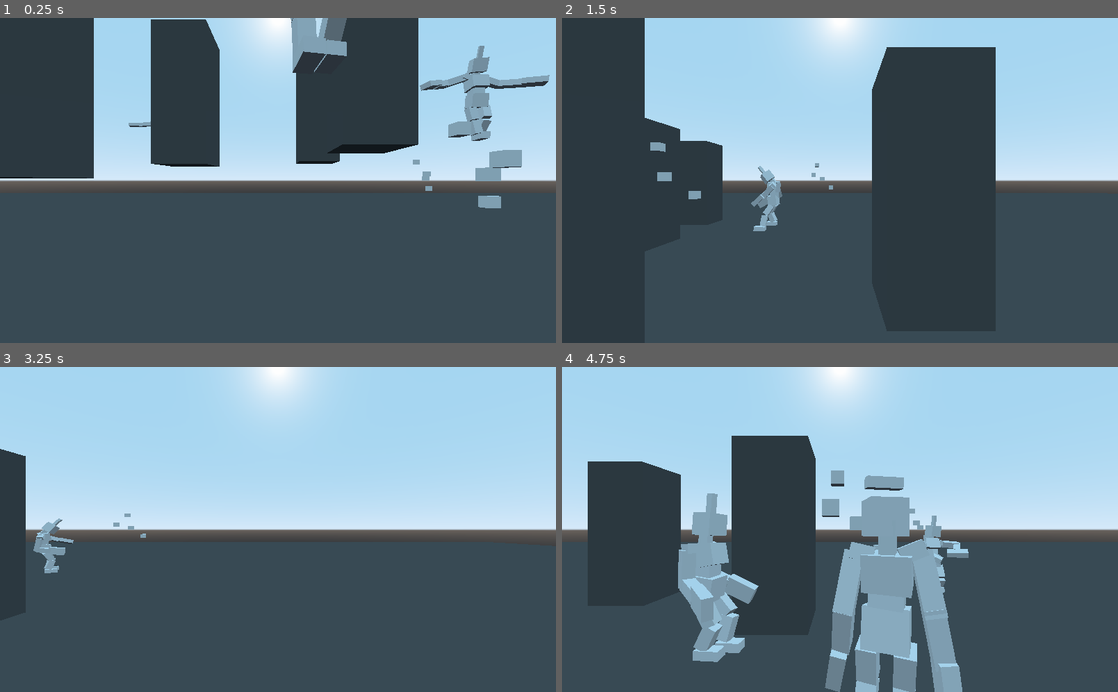
Above: before the commit, frames 1-4 (two rows, left to right).
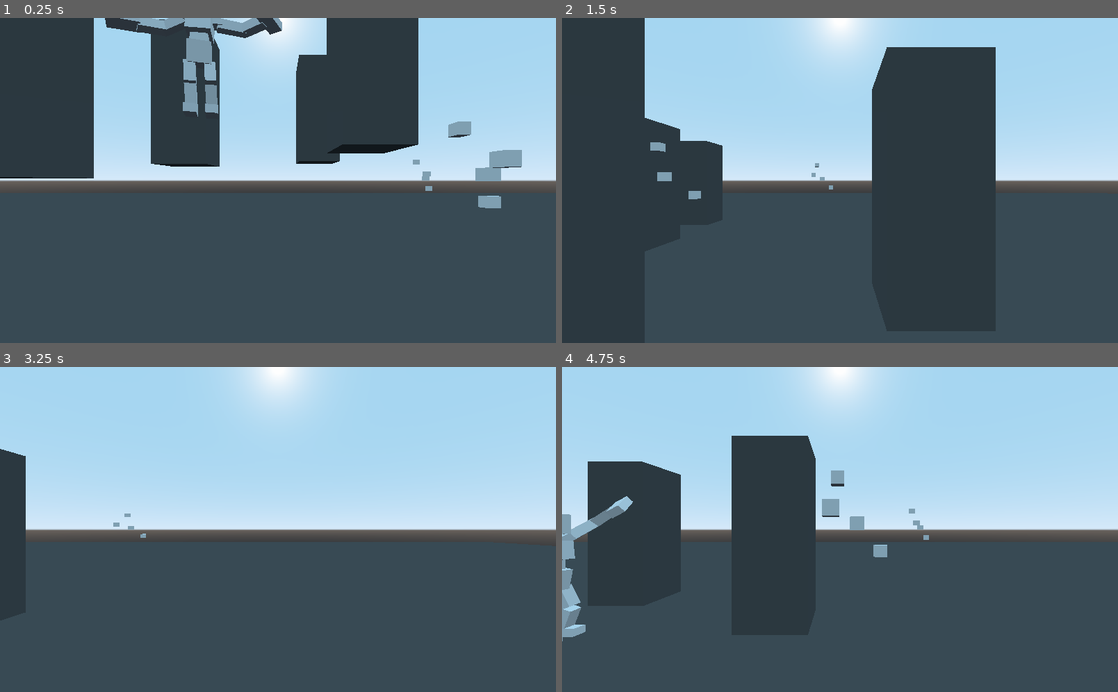
Above: after the commit, the same moments.

Repository: Schonn/GodotActiveRagdoll
Game: Godot game, scene res://Environments/BaseWorld.tscn
The game is run twice, just before and just after one commit, with the same random seed, the same clock (stepped at 60 frames per second) and the same inputs.
Inputs (mouse positions are in pixels of both pictures, inside the frame that each line leads up to):
- Up to frame 1 (0.25 s): no input
- Up to frame 2 (1.5 s): move the mouse to (962, 164) at 0.52 s; hold D (gred_straferight) 0.53-1.28 s; hold Right mouse button (gred_playerpickup) 0.53-1.28 s; move the mouse to (728, 196) at 1.27 s; hold S (gred_backwards) from 1.28 s (still down); click (728, 196) at 1.35 s
- Up to frame 3 (3.25 s): move the mouse to (333, 458) at 2.02 s; release S (gred_backwards) at 2.03 s; hold D (gred_straferight) 2.03-2.78 s; hold Right mouse button (gred_playerpickup) 2.03-2.78 s; move the mouse to (250, 594) at 2.77 s; hold W (gred_forwards) from 2.78 s (still down); click (250, 594) at 2.85 s
- Up to frame 4 (4.75 s): move the mouse to (1006, 578) at 3.52 s; release W (gred_forwards) at 3.53 s; hold Right mouse button (gred_playerpickup) 3.53-4.28 s; hold A (gred_strafeleft) from 3.53 s (still down); move the mouse to (673, 480) at 4.27 s; click (673, 480) at 4.35 s

The runs differ from the first frame. In frame 1, 4.9% of the frame differs, in the area x 18-99%, y 0-38%; in frame 2, 0.5%; in frame 3, 0.5%; in frame 4, 15%, in the area x 0-74%, y 33-100%.
Error in both runs: Invalid call to function 'project_position' in base 'Camera'. Expected 2 arguments. (res://Objects/Characters/Player/Player.gd:37)

Commit message:
added optimisations

Diff:
--- a/charactersim/Environments/BaseWorld.gd
+++ b/charactersim/Environments/BaseWorld.gd
@@ -242,27 +242,27 @@
 	swappingPart.set_meta("currentDisplayedMesh",newVisibleMesh)
 
 #animate mesh changes using mesh visibility
-func _animateMeshSwap(swappingPart,meshSwapType,emotionValue,specificMeshObject,specificMeshSwapDuration):
+func _animateMeshSwap(swappingPart,meshSwapType,emotionValue,specificMeshObject):
 	var isAttachingMesh = false #handle attaching mesh variations
 	if (meshSwapType == "attachMesh" or meshSwapType == "expressiveMeshAttach"):
 		isAttachingMesh = true
 	if (meshSwapType == "expressiveMeshAttach"): #handle expressive mesh and attaching expressive mesh similarly
 		meshSwapType = "expressiveMesh"
-	var meshCollectionNode = swappingPart
-	if(meshCollectionNode.get_children() != []): #if there are meshes there
+	if(swappingPart.get_children() != []): #if there are meshes there
 		if not (swappingPart.has_meta("currentDisplayedMesh")): #make attachments last a finite time
-			for meshToHide in meshCollectionNode.get_children():
+			for meshToHide in swappingPart.get_children():
 				meshToHide.set_visible(false)
-			swappingPart.set_meta("currentDisplayedMesh",meshCollectionNode.get_children()[0])
+			swappingPart.set_meta("currentDisplayedMesh",swappingPart.get_children()[0])
+			swappingPart.get_children()[0].set_visible(true)
 		if not (swappingPart.has_meta("previousMeshSwapType")): #for reverting from specific mesh swaps to automatic ones
 			swappingPart.set_meta("previousMeshSwapType","NONE")
-			swappingPart.set_meta("previousMeshObject","NONE")
+			swappingPart.set_meta("previousMeshObject",null)
 		if(meshSwapType != "specificMesh" and swappingPart.get_meta("previousMeshSwapType") != meshSwapType):
 			swappingPart.set_meta("previousMeshSwapType",meshSwapType)
 			swappingPart.set_meta("previousMeshObject",swappingPart.get_meta("currentDisplayedMesh"))
 		if(meshSwapType == "expressiveMesh"): #meshes which change according to emotion value
-			if(meshCollectionNode.has_node("mesh_emotion" + str(emotionValue))):
-				self._meshVisibilitySwap(swappingPart,meshCollectionNode.get_node("mesh_emotion" + str(emotionValue)))
+			if(swappingPart.has_node("mesh_emotion" + str(emotionValue))):
+				self._meshVisibilitySwap(swappingPart,swappingPart.get_node("mesh_emotion" + str(emotionValue)))
 		if(meshSwapType == "expressiveMeshBlinking"): #meshes which change according to emotion value and randomly 'blink'
 			var swapMeshName = "mesh_emotion" + str(emotionValue) #include blinking
 			if not (swappingPart.has_meta("meshBlinkDelayTime") and swappingPart.has_meta("meshBlinkOnTime")):
@@ -278,32 +278,24 @@
 					swappingPart.set_meta("meshBlinkOnTime",swappingPart.get_meta("meshBlinkOnTime")-1)
 			else: #decrement time between blinks timer
 				swappingPart.set_meta("meshBlinkDelayTime",swappingPart.get_meta("meshBlinkDelayTime")-1)
-			if(meshCollectionNode.has_node(swapMeshName)):  #apply chosen mesh, blinking or unblinking
-				self._meshVisibilitySwap(swappingPart,meshCollectionNode.get_node(swapMeshName))
+			if(swappingPart.has_node(swapMeshName)):  #apply chosen mesh, blinking or unblinking
+				if(swappingPart.get_meta("previousMeshObject") != swappingPart.get_node(swapMeshName)):
+					self._meshVisibilitySwap(swappingPart,swappingPart.get_node(swapMeshName))
+					swappingPart.set_meta("previousMeshObject",swappingPart.get_node(swapMeshName))
 		elif(meshSwapType == "randomInitialMesh"):
 			if not (swappingPart.has_meta("isInitialMeshChosen")):
 				swappingPart.set_meta("isInitialMeshChosen",false)
 			if(swappingPart.get_meta("isInitialMeshChosen") == false):
-				for meshToHide in meshCollectionNode.get_children():
+				for meshToHide in swappingPart.get_children():
 					meshToHide.set_visible(false)
-				var pickedRandomMesh = meshCollectionNode.get_children()[randi() % meshCollectionNode.get_children().size()]
+				var pickedRandomMesh = swappingPart.get_children()[randi() % swappingPart.get_children().size()]
 				self._meshVisibilitySwap(swappingPart,pickedRandomMesh)
 				swappingPart.set_meta("isInitialMeshChosen",true)
 		elif(meshSwapType == "specificMesh"): #switch to a specific mesh
-			if not (swappingPart.has_meta("specificMeshName")): #set up meta tags if they do not exist
-				swappingPart.set_meta("specificMeshName","NONE")
-				swappingPart.set_meta("specificMeshVisibleTimer",specificMeshSwapDuration)
 			if(specificMeshObject != null):
-					if(swappingPart.get_meta("specificMeshName") != specificMeshObject.name):
-						swappingPart.set_meta("specificMeshVisibleTimer",specificMeshSwapDuration)
-						self._meshVisibilitySwap(swappingPart,specificMeshObject)
-						swappingPart.set_meta("specificMeshName",specificMeshObject.name)
-			if(swappingPart.get_meta("specificMeshVisibleTimer") == 0):
-				print("reached timer zero, changing swap type back to " + swappingPart.get_meta("previousMeshSwapType"))
-				swappingPart.set_meta("meshSwapType",swappingPart.get_meta("previousMeshSwapType"))
-				self._meshVisibilitySwap(swappingPart,swappingPart.get_meta("previousMeshObject"))
-			else:
-				swappingPart.set_meta("specificMeshVisibleTimer",swappingPart.get_meta("specificMeshVisibleTimer")-1)
+				if(swappingPart.get_meta("previousMeshObject") != specificMeshObject):
+					self._meshVisibilitySwap(swappingPart,specificMeshObject)
+					swappingPart.set_meta("previousMeshObject",specificMeshObject)
 
 		#swap to an attached mesh when the mesh attaches to something,
 		#overrides other mesh swaps when enabled
@@ -311,11 +303,11 @@
 			if not (swappingPart.get_parent().has_meta("isAttached")):
 				swappingPart.get_parent().set_meta("isAttached",false)
 			if(swappingPart.get_parent().get_meta("isAttached") == true):
-				if(meshCollectionNode.has_node("mesh_attached")):
-					self._meshVisibilitySwap(swappingPart,meshCollectionNode.get_node("mesh_attached"))
+				if(swappingPart.has_node("mesh_attached")):
+					self._meshVisibilitySwap(swappingPart,swappingPart.get_node("mesh_attached"))
 			elif(meshSwapType == "attachMesh"): #if the mesh swap is for attach only, revert to neutral pose when not attached
-				if(meshCollectionNode.has_node("mesh_unattached")):
-					self._meshVisibilitySwap(swappingPart,meshCollectionNode.get_node("mesh_unattached"))
+				if(swappingPart.has_node("mesh_unattached")):
+					self._meshVisibilitySwap(swappingPart,swappingPart.get_node("mesh_unattached"))
 
 
 #get an action suitable for the a specific character state
@@ -611,49 +603,43 @@
 				#MESH SWAPPING METHODS
 
 				if(movingPart.has_meta("meshSwapType")):
+
 					#swap mesh in response to an attachment
 					if(movingPart.get_meta("meshSwapType") == "attachMesh"):
 						self._animateMeshSwap(movingPart,
 												movingPart.get_meta("meshSwapType"),
 												currentObject.emotionValue,
-												null,
 												null)
 					#mesh swap for emotion numbers which falls back to attach swap when attached
 					elif(movingPart.get_meta("meshSwapType") == "expressiveMeshAttach"):
 						self._animateMeshSwap(movingPart,
 												movingPart.get_meta("meshSwapType"),
 												currentObject.emotionValue,
-												null,
 												null)
 					#mesh swap for emotion numbers
 					elif(movingPart.get_meta("meshSwapType") == "expressiveMesh"):
 						self._animateMeshSwap(movingPart,
 												movingPart.get_meta("meshSwapType"),
 												currentObject.emotionValue,
-												null,
 												null)
 					#mesh swap for emotion numbers with blink
 					elif(movingPart.get_meta("meshSwapType") == "expressiveMeshBlinking"):
 						self._animateMeshSwap(movingPart,
 												movingPart.get_meta("meshSwapType"),
 												currentObject.emotionValue,
-												null,
 												null)
 					#mesh swap for picking a random initial mesh once only
 					elif(movingPart.get_meta("meshSwapType") == "randomInitialMesh"):
 						self._animateMeshSwap(movingPart,
 												movingPart.get_meta("meshSwapType"),
 												currentObject.emotionValue,
-												null,
 												null)
-
 					#mesh swap for picking a specific mesh
 					elif(movingPart.get_meta("meshSwapType") == "specificMesh"):
 						self._animateMeshSwap(movingPart,
 												movingPart.get_meta("meshSwapType"),
 												currentObject.emotionValue,
-												movingPart.get_meta("specificMeshObject"),
-												movingPart.get_meta("specificMeshDisplayTimeMax"))
+												movingPart.get_meta("specificMeshObject"))
 
 
 		self.sceneScanIterateCompare = self._iterateScanner(self.sceneScanIterateCompare,len(self.get_children())-1)
--- a/charactersim/Environments/BaseWorld.tscn
+++ b/charactersim/Environments/BaseWorld.tscn
@@ -173,16 +173,4 @@
 transform = Transform( 1, 0, 0, 0, 1, 0, 0, 0, 1, -15.8786, 4.41538, 28.6821 )
 
 [node name="BaseCharacter" parent="." instance=ExtResource( 5 )]
-transform = Transform( 1, 0, 0, 0, 1, 0, 0, 0, 1, -0.99121, 12.8067, 3.27417 )
-
-[node name="BaseCharacter2" parent="." instance=ExtResource( 5 )]
-transform = Transform( 1, 0, 0, 0, 1, 0, 0, 0, 1, 7.2924, 12.8114, 5.65917 )
-
-[node name="BaseCharacter3" parent="." instance=ExtResource( 5 )]
-transform = Transform( 1, 0, 0, 0, 1, 0, 0, 0, 1, 12.3086, 12.8015, 23.4602 )
-
-[node name="BaseCharacter4" parent="." instance=ExtResource( 5 )]
-transform = Transform( 1, 0, 0, 0, 1, 0, 0, 0, 1, 13.7022, 12.8273, -8.129 )
-
-[node name="BaseCharacter5" parent="." instance=ExtResource( 5 )]
-transform = Transform( 1, 0, 0, 0, 1, 0, 0, 0, 1, -18.2348, 12.8132, -22.4748 )
+transform = Transform( 1, 0, 0, 0, 1, 0, 0, 0, 1, -5.9765, 12.8499, -1.3488 )
